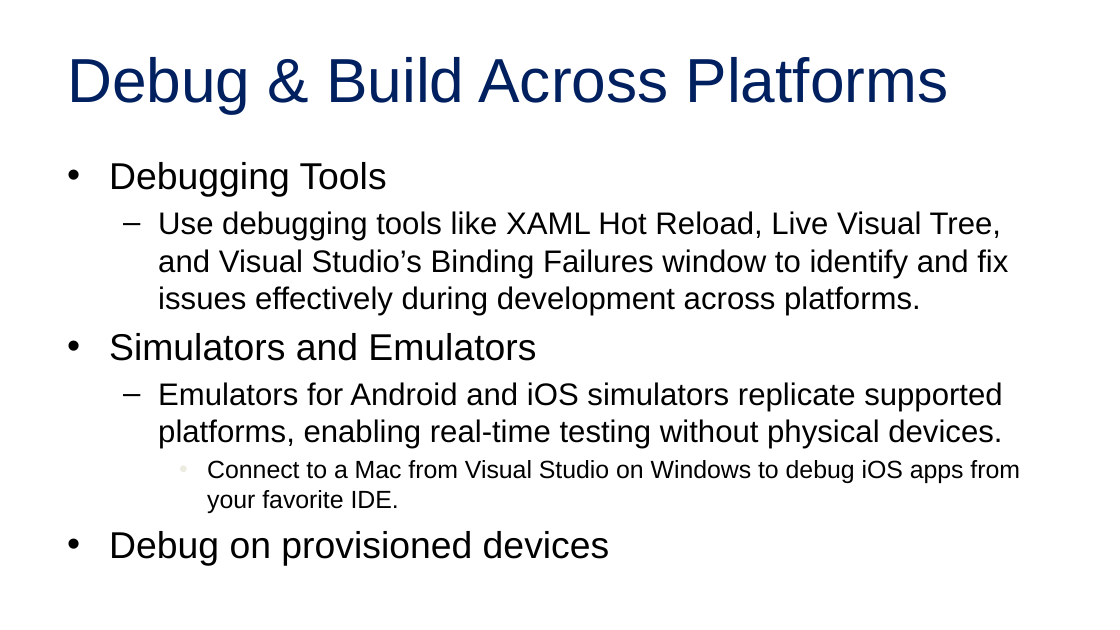
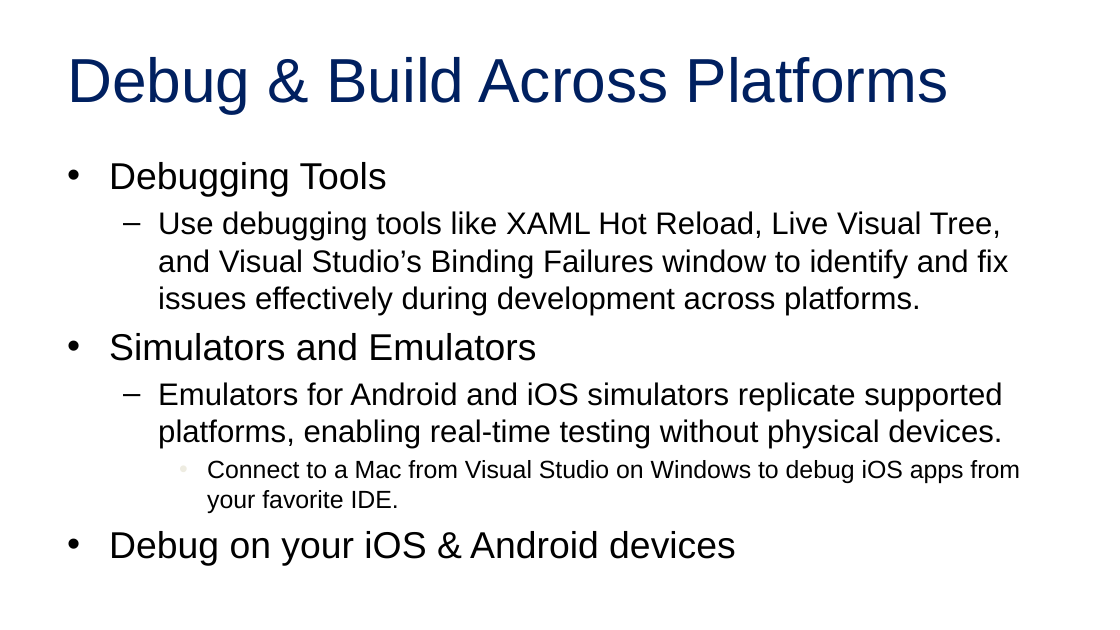
Before and after one commit to alvinashcraft/speaking, a slide deck: slide 9 of 2025/1116_VSLiveOrlando/Maui Toolkit/Create Multi-Platform Apps with .NET.pptx (slide 11 before the commit). Drawn at 1120x630 pixels with LibreOffice and Linux fonts; fonts in the diff are those of the drawing; background and template pictures are left out. Boxes give left, top, right and bottom in pixels: in the first picture for what was removed or moved away, otherwise in the second. Text is boxed around its words. In the diff, an @@ line names an element or a change of style, - is before the commit and + after.

```diff
--- a/2025/1116_VSLiveOrlando/Maui Toolkit/Create Multi-Platform Apps with .NET.pptx
+++ b/2025/1116_VSLiveOrlando/Maui Toolkit/Create Multi-Platform Apps with .NET.pptx
@@ text at [109,531,736,566]: text changed @@
-• Debug on provisioned devices
+• Debug on your iOS & Android devices
```
Also in this commit, not shown: 9 other slides changed, 12 slides removed.
